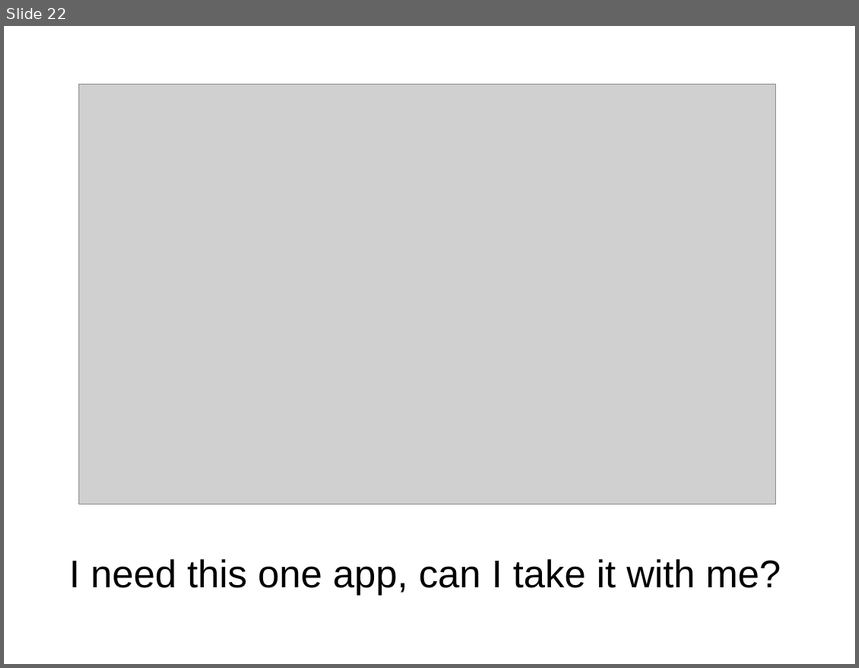
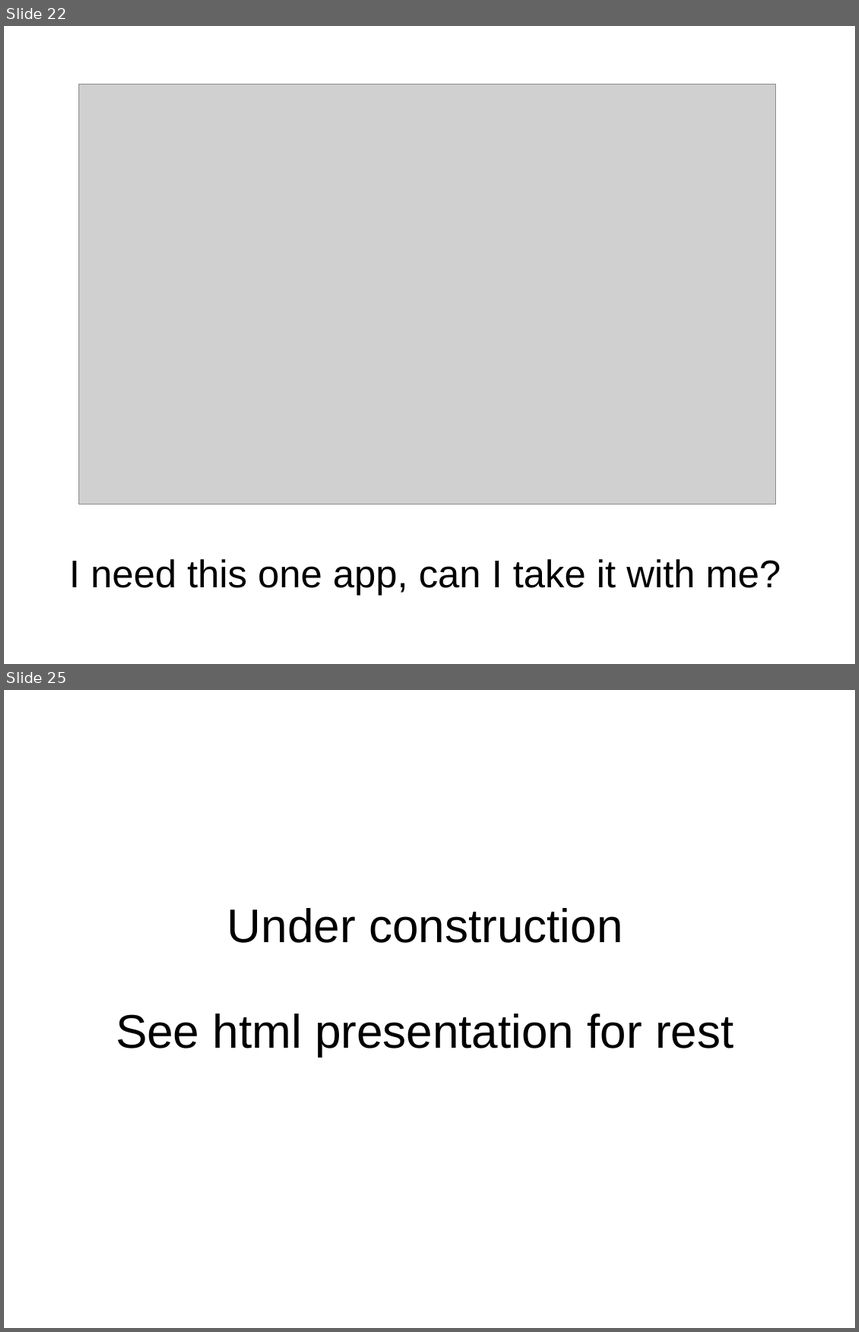
Before and after one commit to blinksmith/winezeug, a slide deck: cebit2009/talk.ppt. Shown one above the other, each under a label of ours: slide 22 before the commit, slides 22 and 25 after it; the slides between them are not shown. The pictures are 859x668 and 859x1332 pixels, drawn with LibreOffice and Linux fonts; fonts in the diff are those of the drawing; grey boxes stand for pictures. Boxes give left, top, right and bottom in pixels: in the first picture for what was removed or moved away, otherwise in the second. Text is boxed around its words. In the diff, an @@ line names an element or a change of style, - is before the commit and + after.

Commit message:
sync html and odp

```diff
--- a/cebit2009/talk.ppt
+++ b/cebit2009/talk.ppt
@@ slide 25 added at [4,690,855,1328], background #FFFFFF @@
@@ title added at [116,908,734,1056], 44 pt, text #000000 @@
+Under construction
+See html presentation for rest
```
Also in this commit, not shown: 2 other slides added, 3 other files.
